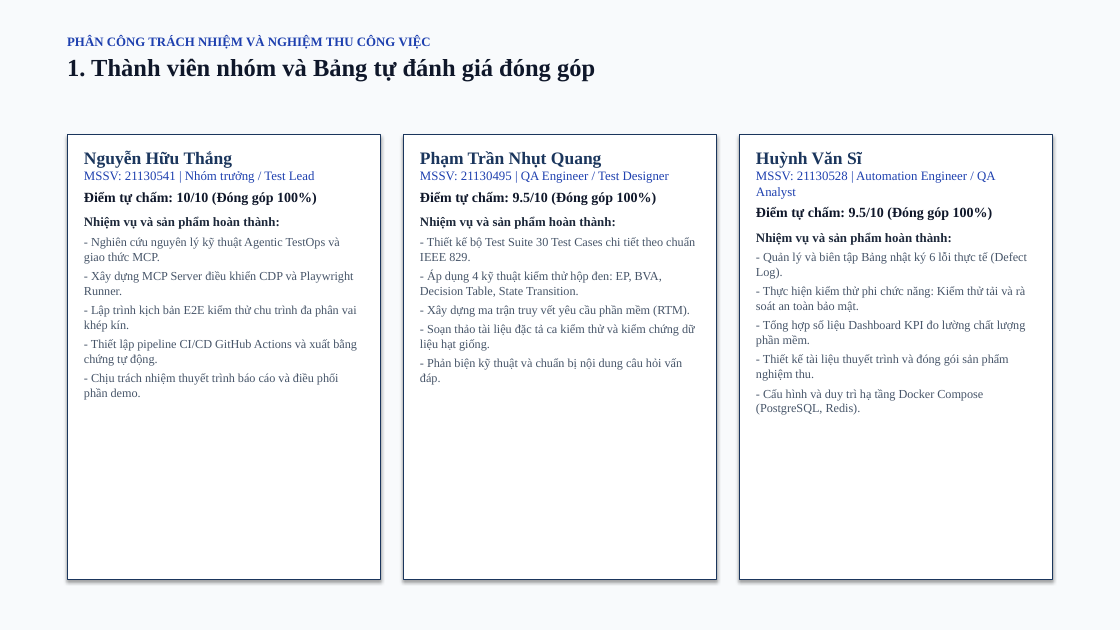
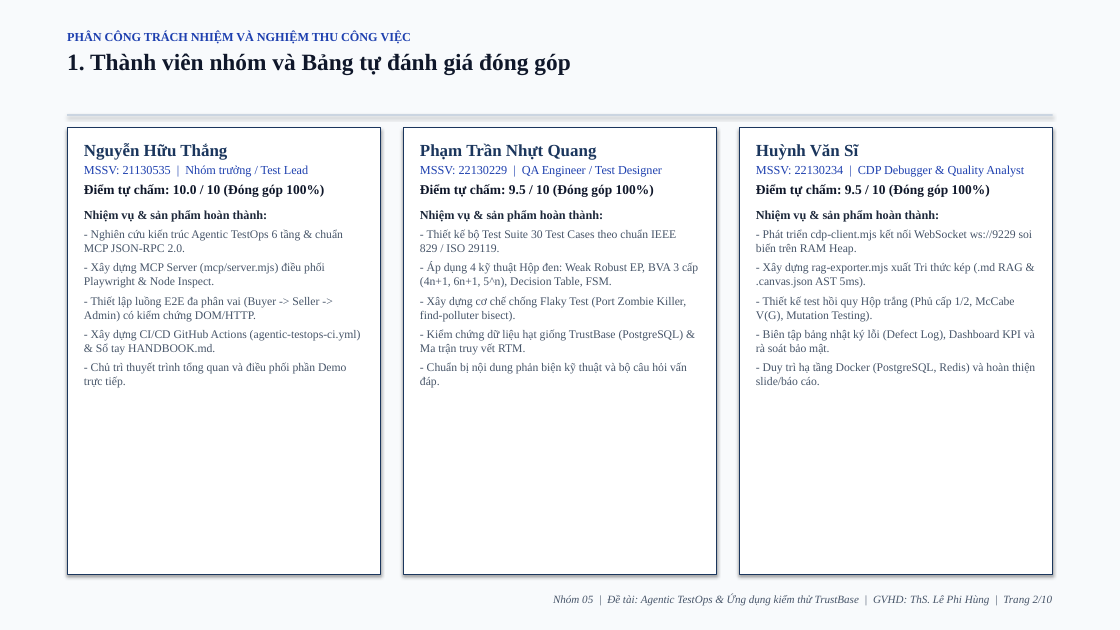
Before and after one commit to justpassingByte/agentic-test-ops, a slide deck: slide 2 of Nhom05_AgenticTestOps_ThuyetTrinh.pptx. Drawn at 1120x630 pixels with LibreOffice and Linux fonts; fonts in the diff are those of the drawing. Boxes give left, top, right and bottom in pixels: in the first picture for what was removed or moved away, otherwise in the second. Text is boxed around its words. In the diff, an @@ line names an element or a change of style, - is before the commit and + after.

Commit message:
docs(handbook): add HANDBOOK.md, update README and SQA methodologies in Word and PPTX

```diff
--- a/Nhom05_AgenticTestOps_ThuyetTrinh.pptx
+++ b/Nhom05_AgenticTestOps_ThuyetTrinh.pptx
@@ text "PHÂN CÔNG TRÁCH NHIỆM VÀ ..." at [67,32,570,75]: size 11 to 10.5 pt in "PHÂN CÔNG TRÁCH NHIỆM VÀ NGHIỆM THU ..."; size 21 to 20 pt in "1. Thành viên nhóm và Bảng tự ..." @@
@@ rectangle added at [67,114,1053,116], fill #CBD5E1 @@
@@ rectangle: place and size @@
-rectangle at [403,134,717,580]
+rectangle at [67,128,381,575]
@@ text at [84,143,227,160]: size 15 to 14.5 pt in "Nguyễn Hữu Thắng" @@
@@ text "Nguyễn Hữu Thắng": place and size @@
-text "Nguyễn Hữu Thắng" at [84,150,357,400]
+text "Nguyễn Hữu Thắng" at [84,143,361,388]
@@ rectangle: place and size @@
-rectangle at [739,134,1053,580]
+rectangle at [403,128,717,575]
@@ text at [420,143,698,388]: text changed; size 10.5 to 10 pt @@
-Phạm Trần Nhụt Quang
-MSSV: 21130495 | QA Engineer / Test Designer
-Điểm tự chấm: 9.5/10 (Đóng góp 100%)
-Nhiệm vụ và sản phẩm hoàn thành:
-- Thiết kế bộ Test Suite 30 Test Cases chi tiết theo chuẩn IEEE 829.
-- Áp dụng 4 kỹ thuật kiểm thử hộp đen: EP, BVA, Decision Table, State Transition.
-- Xây dựng ma trận truy vết yêu cầu phần mềm (RTM).
-- Soạn thảo tài liệu đặc tả ca kiểm thử và kiểm chứng dữ liệu hạt giống.
-- Phản biện kỹ thuật và chuẩn bị nội dung câu hỏi vấn đáp.
+Phạm Trần Nhựt Quang
+MSSV: 22130229 | QA Engineer / Test Designer
+Điểm tự chấm: 9.5 / 10 (Đóng góp 100%)
+Nhiệm vụ & sản phẩm hoàn thành:
+- Thiết kế bộ Test Suite 30 Test Cases theo chuẩn IEEE 829 / ISO 29119.
+- Áp dụng 4 kỹ thuật Hộp đen: Weak Robust EP, BVA 3 cấp (4n+1, 6n+1, 5^n), Decision Table, FSM.
+- Xây dựng cơ chế chống Flaky Test (Port Zombie Killer, find-polluter bisect).
+- Kiểm chứng dữ liệu hạt giống TrustBase (PostgreSQL) & Ma trận truy vết RTM.
+- Chuẩn bị nội dung phản biện kỹ thuật và bộ câu hỏi vấn đáp.
@@ rectangle: place and size @@
-rectangle at [67,134,381,580]
+rectangle at [739,128,1053,575]
@@ text at [756,144,858,160]: size 15 to 14.5 pt in "Huỳnh Văn Sĩ" @@
@@ text "Huỳnh Văn Sĩ": place and size @@
-text "Huỳnh Văn Sĩ" at [756,151,1026,415]
+text "Huỳnh Văn Sĩ" at [756,144,1035,385]
@@ text at [84,165,361,388]: text changed; size 10.5 to 10 pt @@
-MSSV: 21130541 | Nhóm trưởng / Test Lead
-Điểm tự chấm: 10/10 (Đóng góp 100%)
-Nhiệm vụ và sản phẩm hoàn thành:
-- Nghiên cứu nguyên lý kỹ thuật Agentic TestOps và giao thức MCP.
-- Xây dựng MCP Server điều khiển CDP và Playwright Runner.
-- Lập trình kịch bản E2E kiểm thử chu trình đa phân vai khép kín.
-- Thiết lập pipeline CI/CD GitHub Actions và xuất bằng chứng tự động.
-- Chịu trách nhiệm thuyết trình báo cáo và điều phối phần demo.
+MSSV: 21130535 | Nhóm trưởng / Test Lead
+Điểm tự chấm: 10.0 / 10 (Đóng góp 100%)
+Nhiệm vụ & sản phẩm hoàn thành:
+- Nghiên cứu kiến trúc Agentic TestOps 6 tầng & chuẩn MCP JSON-RPC 2.0.
+- Xây dựng MCP Server (mcp/server.mjs) điều phối Playwright & Node Inspect.
+- Thiết lập luồng E2E đa phân vai (Buyer -> Seller -> Admin) có kiểm chứng DOM/HTTP.
+- Xây dựng CI/CD GitHub Actions (agentic-testops-ci.yml) & Sổ tay HANDBOOK.md.
+- Chủ trì thuyết trình tổng quan và điều phối phần Demo trực tiếp.
@@ text at [756,165,1035,385]: text changed; size 10.5 to 10 pt @@
-MSSV: 21130528 | Automation Engineer / QA Analyst
-Điểm tự chấm: 9.5/10 (Đóng góp 100%)
-Nhiệm vụ và sản phẩm hoàn thành:
-- Quản lý và biên tập Bảng nhật ký 6 lỗi thực tế (Defect Log).
-- Thực hiện kiểm thử phi chức năng: Kiểm thử tải và rà soát an toàn bảo mật.
-- Tổng hợp số liệu Dashboard KPI đo lường chất lượng phần mềm.
-- Thiết kế tài liệu thuyết trình và đóng gói sản phẩm nghiệm thu.
-- Cấu hình và duy trì hạ tầng Docker Compose (PostgreSQL, Redis).
+MSSV: 22130234 | CDP Debugger & Quality Analyst
+Điểm tự chấm: 9.5 / 10 (Đóng góp 100%)
+Nhiệm vụ & sản phẩm hoàn thành:
+- Phát triển cdp-client.mjs kết nối WebSocket ws://9229 soi biến trên RAM Heap.
+- Xây dựng rag-exporter.mjs xuất Tri thức kép (.md RAG & .canvas.json AST 5ms).
+- Thiết kế test hồi quy Hộp trắng (Phủ cấp 1/2, McCabe V(G), Mutation Testing).
+- Biên tập bảng nhật ký lỗi (Defect Log), Dashboard KPI và rà soát bảo mật.
+- Duy trì hạ tầng Docker (PostgreSQL, Redis) và hoàn thiện slide/báo cáo.
@@ text added at [553,594,1053,605], 9.5 pt, text #475569, italic @@
+Nhóm 05 | Đề tài: Agentic TestOps & Ứng dụng kiểm thử TrustBase | GVHD: ThS. Lê Phi Hùng | Trang 2/10
```
Also in this commit, not shown: 4 other slides changed, 5 slides added, 5 slides removed, 7 other files.
